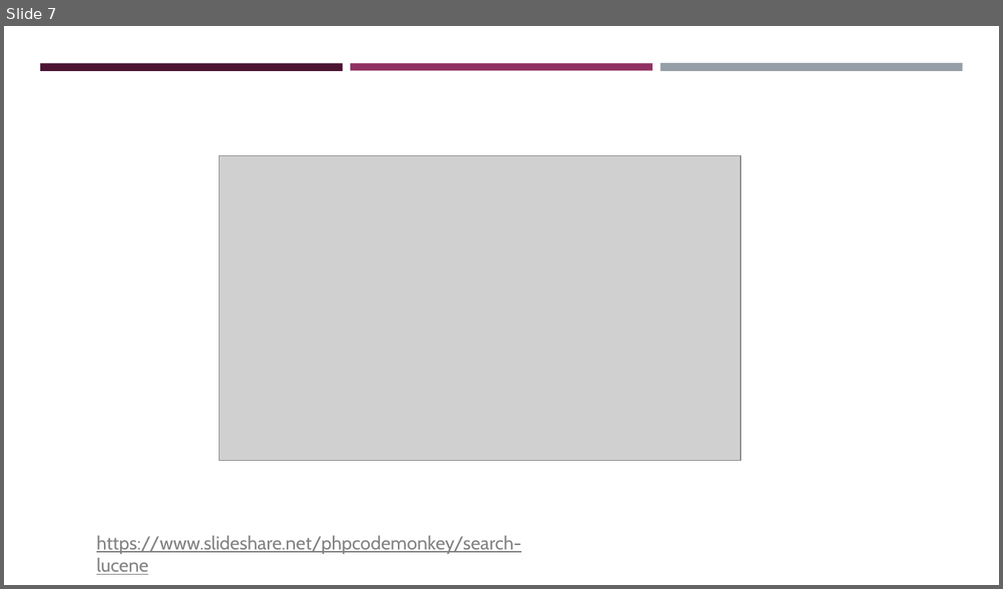
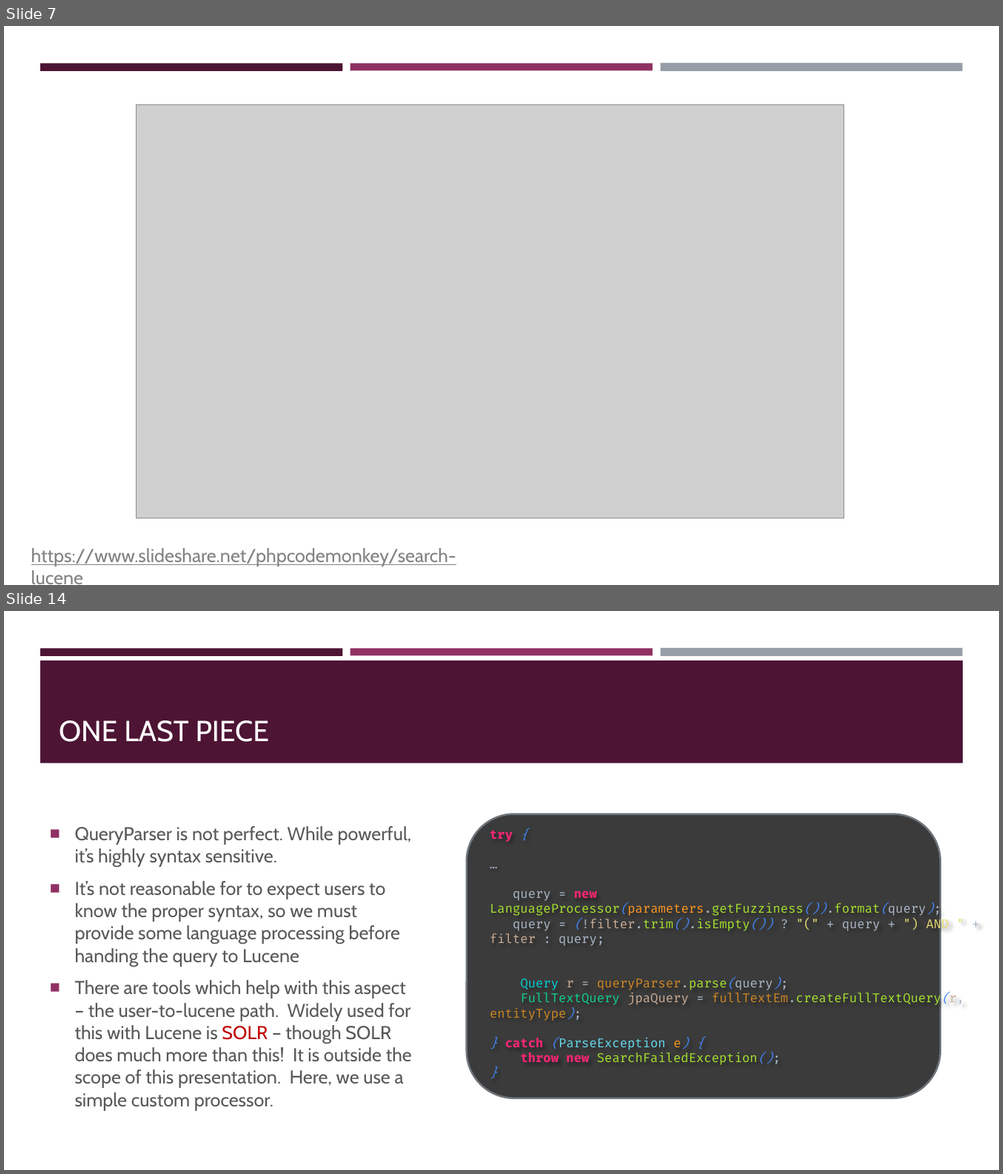
Before and after one commit to vossenv/lucene_hibernate_demo, a slide deck: lucenify.pptx. Shown one above the other, each under a label of ours: slide 7 before the commit, slides 7 and 14 after it; the slides between them are not shown. The pictures are 1003x589 and 1003x1174 pixels, drawn with LibreOffice and Linux fonts; fonts in the diff are those of the drawing; grey boxes stand for pictures. Boxes give left, top, right and bottom in pixels: in the first picture for what was removed or moved away, otherwise in the second. Text is boxed around its words. In the diff, an @@ line names an element or a change of style, - is before the commit and + after.

```diff
--- a/lucenify.pptx
+++ b/lucenify.pptx
@@ slide 14 added at (x1=4, y1=611, x2=999, y2=1170), background #FFFFFF; not listed: 3 template elements that a slide beside it also shows @@
@@ rectangle added at (x1=40, y1=661, x2=963, y2=763), fill #4D1434 @@
@@ title added at (x1=59, y1=721, x2=270, y2=742), 28 pt, text #FFFFFF @@
+ONE LAST PIECE
@@ text added at (x1=75, y1=826, x2=412, y2=1111), 18 pt, text #595959 @@
+■ QueryParser is not perfect. While powerful, it’s highly syntax sensitive.
+■ It’s not reasonable for to expect users to know the proper syntax, so we must provide some language processing before handing the query to Lucene
+■ There are tools which help with this aspect – the user-to-lucene path. Widely used for this with Lucene is SOLR – though SOLR does much more than this! It is outside the scope of this presentation. Here, we use a simple custom processor.
@@ rounded rectangle added at (x1=466, y1=814, x2=940, y2=1098), fill #3B3B3B, outline #6F767C 1.75 pt @@
@@ text added at (x1=489, y1=891, x2=965, y2=1065), 12 pt, text #A6E22E @@
+try {
+…
+query = new LanguageProcessor(parameters.getFuzziness()).format(query);
+query = (!filter.trim().isEmpty()) ? "(" + query + ") AND " + filter : query;
+Query r = queryParser.parse(query);
+FullTextQuery jpaQuery = fullTextEm.createFullTextQuery(r, entityType);
+} catch (ParseException e) {
+throw new SearchFailedException();
+}
@@ slide 7 changed as well @@
@@ picture resized from (x1=219, y1=156, x2=741, y2=461) to (x1=136, y1=105, x2=844, y2=519) @@
@@ text "https://www.slideshare.net/phpcodemonkey/search-lucene" rewrapped from (x1=96, y1=536, x2=521, y2=575) to (x1=31, y1=548, x2=456, y2=585) @@
```
Also in this commit, not shown: 3 other slides changed, 9 other slides added, 2 slides removed, 6 other files.
